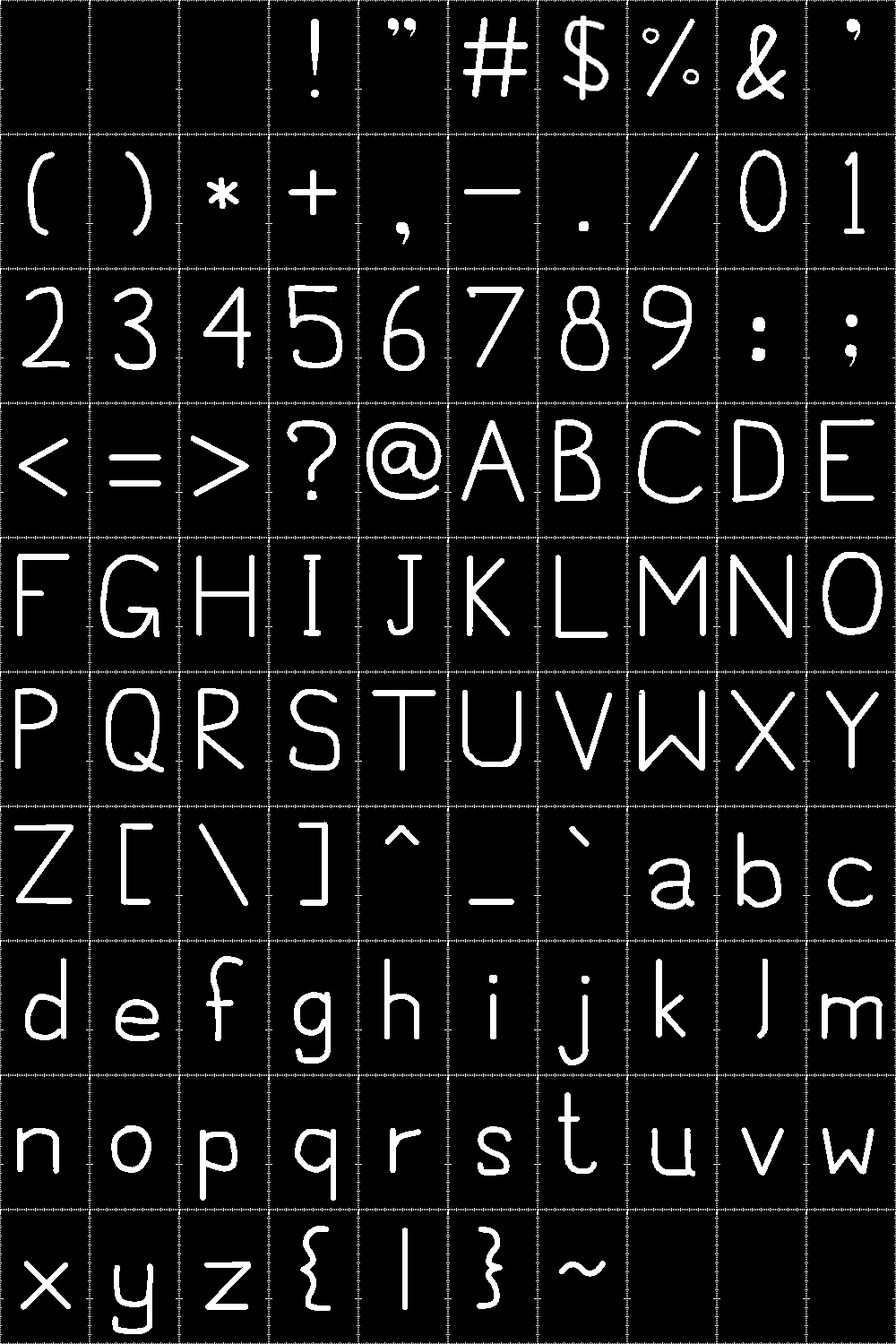
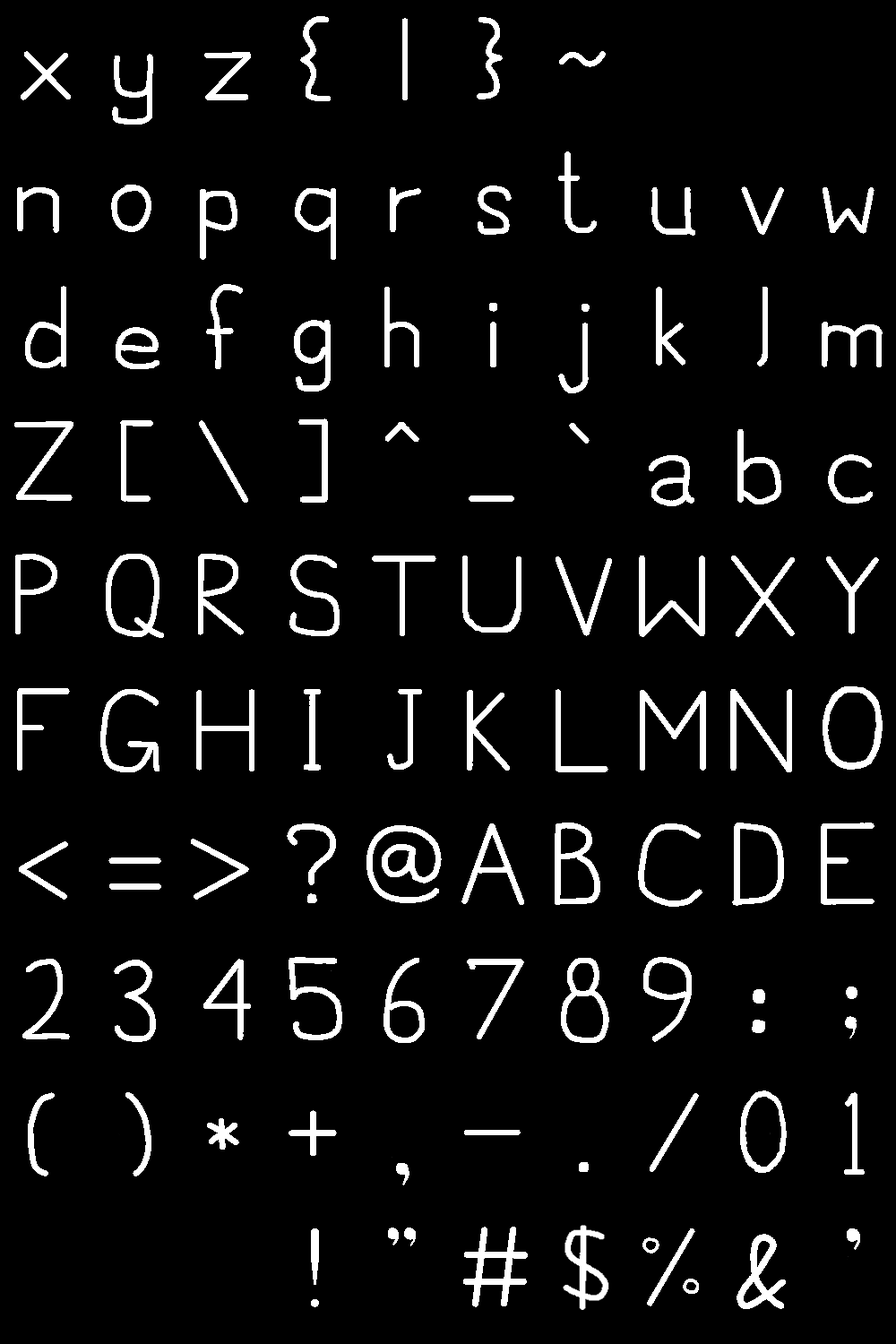
Before/after of a (896, 1344) layered artwork. What changed in the layer stack:
renamed "grid Merged" to "grid", hid it, painted on it over [left=0, top=0, right=896, bottom=1344]
added layer "Background-invert" above "Background-orig" over [left=0, top=0, right=896, bottom=1344]
renamed "Background" to "Background-orig", painted on it over [left=0, top=0, right=896, bottom=1344]
